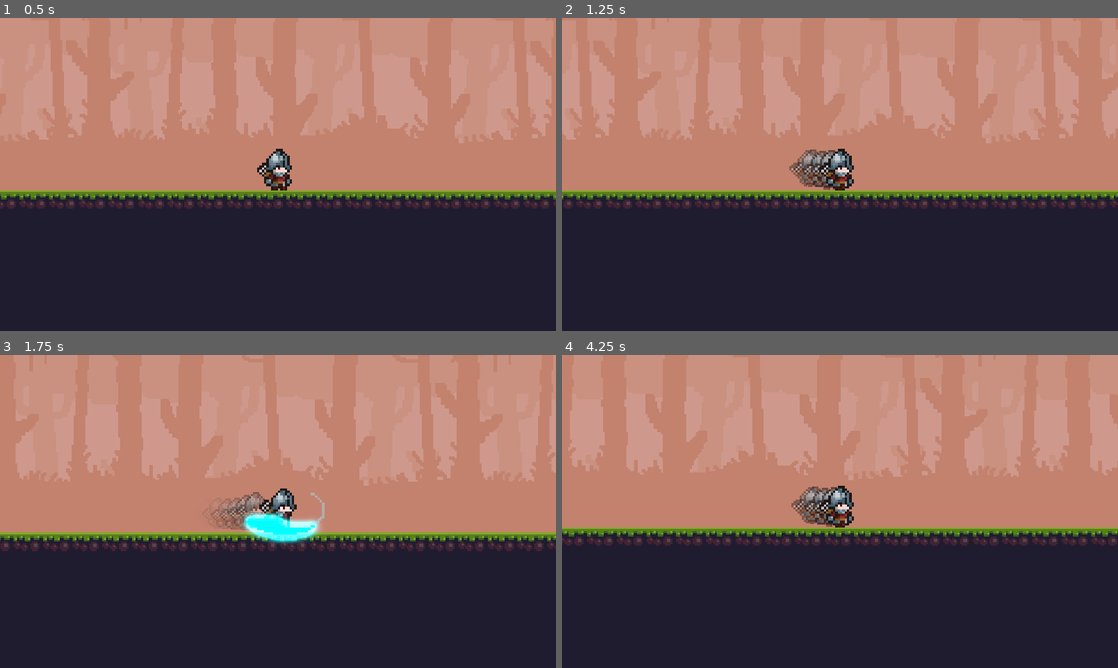
Above: before the commit, frames 1-4 (two rows, left to right).
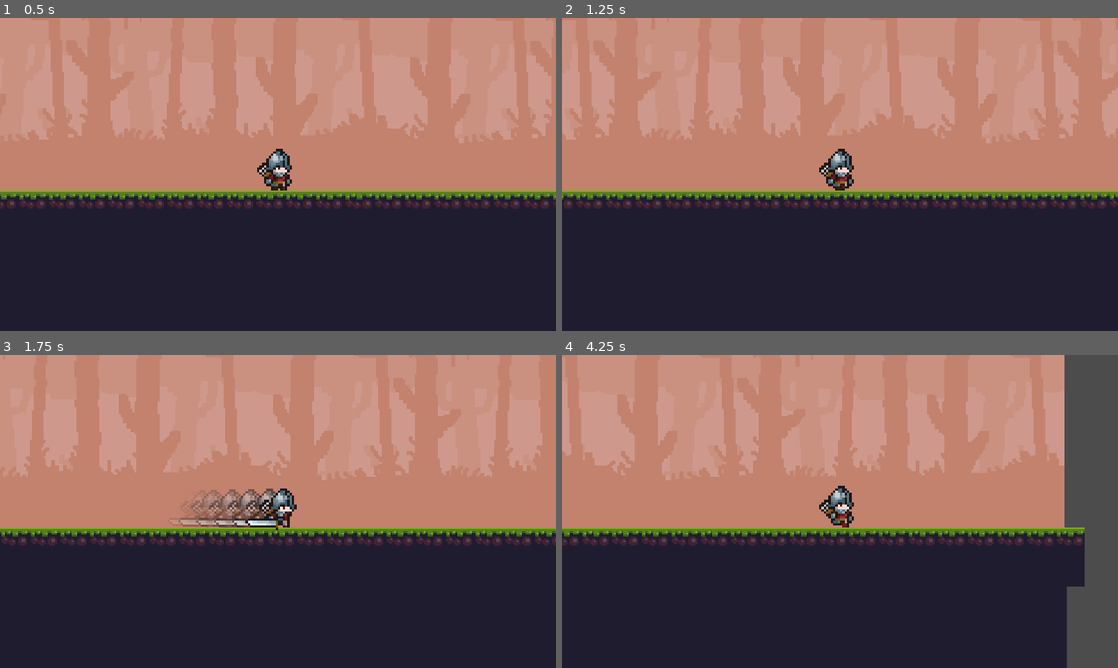
Above: after the commit, the same moments.

Repository: hyhy111/2dplatformer
Game: Godot game, scene res://Scenes/main.tscn
Two runs of this game, one before a commit and one after it. Both use one fixed random seed, a clock stepped at 60 frames per second and the inputs below. The project has no main scene, so this scene is started directly.
Inputs:
- Up to frame 1 (0.5 s): no input
- Up to frame 2 (1.25 s): hold Right (ui_right) from 0.53 s (still down); hold J (attack) from 0.53 s (still down); tap K (jump) at 0.77 s; tap L (sprint, bound only after the commit) at 0.8 s
- Up to frame 3 (1.75 s): keep holding Right (ui_right); release J (attack) at 1.28 s; tap L (sprint, bound only after the commit) at 1.35 s; tap K (jump) at 1.52 s; tap J (attack) at 1.55 s
- Up to frame 4 (4.25 s): release Right (ui_right) at 2.03 s; hold Left (ui_left) 2.03-2.78 s; hold J (attack) 2.03-2.78 s; tap L (sprint, bound only after the commit) at 2.3, 2.85, 3.8 s; hold Right (ui_right) from 2.78 s (still down); tap K (jump) at 3.02, 3.77 s; tap J (attack) at 3.05 s; hold J (attack) from 3.53 s (still down)

Frame 1 is identical in both runs. In frame 2, 0.6% of the frame differs, in the area x 40-50%, y 42-55%; in frame 3, 15%; in frame 4, 21%, in the area x 0-100%, y 0-100%.

Commit message:
添加冲刺状态和残影效果，支持变速和匀速冲刺模式
1. 新增 sprint_state.gd，实现冲刺逻辑
2. 更新状态机相关脚本（idle、walk、jump、fall等）
3. 添加残影组件和效果
4. 修改角色场景和项目配置
5. 删除旧的 afterimage.tscn 文件
6. 更新 README.md

Diff:
--- a/Scenes/afterimage.tscn
+++ /dev/null
@@ -1,7 +0,0 @@
-[gd_scene load_steps=2 format=3 uid="uid://vamicq1f6flc"]
-
-[ext_resource type="Script" uid="uid://br63mao1hheo5" path="res://Scripts/afterimage.gd" id="1_6uigq"]
-
-[node name="Afterimage" type="AnimatedSprite2D"]
-texture_filter = 1
-script = ExtResource("1_6uigq")
--- a/Scenes/character.tscn
+++ b/Scenes/character.tscn
@@ -13,6 +13,7 @@
 [ext_resource type="Script" uid="uid://p7qn8kpitic" path="res://Scripts/States/air_attack_state.gd" id="10_pu2lt"]
 [ext_resource type="Script" uid="uid://tl062iflna4q" path="res://Scripts/States/walk_state.gd" id="10_tx1dd"]
 [ext_resource type="Script" uid="uid://bsf30hpixb7ig" path="res://Scripts/Components/afterimage_component.gd" id="13_aftim"]
+[ext_resource type="Script" uid="uid://bebposx2psyq7" path="res://Scripts/States/sprint_state.gd" id="14_2daya"]
 
 [sub_resource type="CapsuleShape2D" id="CapsuleShape2D_bo1nx"]
 radius = 5.39999
@@ -191,6 +192,18 @@
 atlas = ExtResource("3_fkybt")
 region = Rect2(100, 300, 100, 100)
 
+[sub_resource type="AtlasTexture" id="AtlasTexture_le1tg"]
+atlas = ExtResource("3_fkybt")
+region = Rect2(500, 200, 100, 100)
+
+[sub_resource type="AtlasTexture" id="AtlasTexture_2daya"]
+atlas = ExtResource("3_fkybt")
+region = Rect2(300, 100, 100, 100)
+
+[sub_resource type="AtlasTexture" id="AtlasTexture_mvyft"]
+atlas = ExtResource("3_fkybt")
+region = Rect2(400, 100, 100, 100)
+
 [sub_resource type="AtlasTexture" id="AtlasTexture_d1ilt"]
 atlas = ExtResource("3_fkybt")
 region = Rect2(100, 100, 100, 100)
@@ -380,6 +393,20 @@
 }],
 "loop": false,
 "name": &"jump",
+"speed": 10.0
+}, {
+"frames": [{
+"duration": 1.0,
+"texture": SubResource("AtlasTexture_le1tg")
+}, {
+"duration": 1.0,
+"texture": SubResource("AtlasTexture_2daya")
+}, {
+"duration": 1.0,
+"texture": SubResource("AtlasTexture_mvyft")
+}],
+"loop": false,
+"name": &"sprint",
 "speed": 10.0
 }, {
 "frames": [{
@@ -457,11 +484,10 @@
 
 [node name="AfterimageComponent" type="Node2D" parent="."]
 z_index = -5
+texture_filter = 1
 script = ExtResource("13_aftim")
 sprite_path = NodePath("../AnimatedSprite2D")
-interval = 0.055
-duration = 0.6
-final_scale = 0.7
+final_scale = 0.9
 
 [node name="CollisionShape2D" type="CollisionShape2D" parent="."]
 shape = SubResource("CapsuleShape2D_bo1nx")
@@ -469,9 +495,9 @@
 [node name="AnimatedSprite2D" type="AnimatedSprite2D" parent="."]
 material = SubResource("ShaderMaterial_6bp64")
 sprite_frames = SubResource("SpriteFrames_b3802")
-animation = &"attack1"
+animation = &"sprint"
 autoplay = "idle"
-frame = 3
+frame = 2
 
 [node name="Camera2D" type="Camera2D" parent="."]
 zoom = Vector2(1.6, 1.6)
@@ -514,3 +540,10 @@
 [node name="FallState" type="Node" parent="StateMachine"]
 script = ExtResource("10_gymyn")
 landing_drift_speed = 30.0
+
+[node name="SprintState" type="Node" parent="StateMachine"]
+script = ExtResource("14_2daya")
+max_sprint_speed = 600.0
+duration_in = 0.1
+duration_hold = 0.4
+duration_out = 0.3
--- a/Scripts/Components/afterimage_component.gd
+++ b/Scripts/Components/afterimage_component.gd
@@ -2,9 +2,6 @@
 # 拖影效果组件 - 可复用的自包含组件
 class_name AfterimageComponent
 extends Node2D
-
-# 预加载拖影模板场景
-const AfterimageScene = preload("res://Scenes/afterimage.tscn")
 
 #region --- 导出参数 ---
 @export_group("Afterimage Effect")
@@ -33,6 +30,9 @@
 
 ## 拖影容器的 Z Index，用于控制渲染顺序。默认为 -1，确保在角色后面。
 @export var z_index_value: int = -1
+
+# 添加纹理过滤选项，默认为 Nearest (适合像素游戏)
+@export var texture_filter_mode: CanvasItem.TextureFilter = TEXTURE_FILTER_NEAREST
 #endregion
 
 # --- 内部节点引用 ---
@@ -74,6 +74,7 @@
 	# 将容器设为顶层，这样拖影不会跟随角色移动
 	_container.top_level = true
 	_container.z_index = z_index_value
+	_container.texture_filter = texture_filter_mode
 	add_child(_container)
 
 
@@ -99,12 +100,19 @@
 		return
 
 	for i in pool_size:
-		var afterimage = AfterimageScene.instantiate() as Afterimage
+		var afterimage = Afterimage.new()
+
+		afterimage.texture_filter = texture_filter_mode
+
+		afterimage.name = "Afterimage_%d" % i # 为了调试方便给个名字
 		afterimage.visible = false
+
 		# 连接回收信号
 		afterimage.repool_me.connect(_on_afterimage_repooled)
+
 		# 预先添加到容器中
 		_container.add_child(afterimage)
+
 		# 添加到池中备用
 		_pool.append(afterimage)
 
--- a/Scripts/States/fall_state.gd
+++ b/Scripts/States/fall_state.gd
@@ -45,6 +45,10 @@
 
 	# --- 正常的空中逻辑 (未落地时) ---
 
+	if Input.is_action_just_pressed("sprint"):
+		transition_requested.emit("sprintstate")
+		return
+
 	# 2. 空中控制
 	var direction = character.get_move_input()
 	if direction != 0:
--- a/Scripts/States/idle_state.gd
+++ b/Scripts/States/idle_state.gd
@@ -15,6 +15,10 @@
 		transition_requested.emit("fallstate")
 		return
 
+	if Input.is_action_just_pressed("sprint"):
+		transition_requested.emit("sprintstate")
+		return
+
 	if character.is_jump_input():
 		transition_requested.emit("jumpstate")
 	elif character.get_move_input() != 0:
--- a/Scripts/States/jump_state.gd
+++ b/Scripts/States/jump_state.gd
@@ -15,6 +15,10 @@
 	else:
 		character.velocity.x = move_toward(character.velocity.x, 0, character.speed)
 
+	if Input.is_action_just_pressed("sprint"):
+		transition_requested.emit("sprintstate")
+		return
+
 	# 当速度变为正值（下落）时转换到下落状态
 	if character.velocity.y > 0:
 		transition_requested.emit("fallstate")
--- /dev/null
+++ b/Scripts/States/sprint_state.gd
@@ -0,0 +1,115 @@
+extends State
+class_name SprintState
+
+@export var max_sprint_speed: float = 500.0
+@export var duration_in: float = 0.2
+@export var duration_hold: float = 0.3
+@export var duration_out: float = 0.2
+
+# 开关：是否使用匀速冲刺
+@export var use_constant_speed: bool = false
+
+var current_speed: float = 0.0
+var direction: float = 0.0
+var tween: Tween
+var default_gravity: float
+
+func enter() -> void:
+	super.enter()
+	character.start_afterimage_effect()
+
+	# 记录并禁用重力
+	default_gravity = character.gravity
+	character.gravity = 0
+	character.velocity.y = 0 # 消除垂直速度
+
+	# 确定冲刺方向 (优先输入，其次当前速度，最后朝向)
+	var input = character.get_move_input()
+	if input != 0:
+		direction = sign(input)
+	elif character.velocity.x != 0:
+		direction = sign(character.velocity.x)
+	else:
+		direction = -1.0 if anim_sprite.flip_h else 1.0
+
+	# 强制朝向
+	anim_sprite.flip_h = (direction < 0)
+
+	# 动画设置
+	anim_sprite.play("sprint")
+	anim_sprite.pause() # 暂停动画，由 Tween 控制帧
+	anim_sprite.frame = 0
+
+	# 根据开关选择模式
+	if use_constant_speed:
+		start_constant_sprint()
+	else:
+		start_variable_sprint()
+
+func physics_update(_delta: float) -> void:
+	# 应用速度
+	character.velocity.x = current_speed * direction
+
+func exit() -> void:
+	character.stop_afterimage_effect()
+	# 恢复重力
+	character.gravity = default_gravity
+
+	if tween:
+		tween.kill()
+	# 恢复动画播放，以免影响后续状态
+	anim_sprite.play()
+
+func _on_tween_finished() -> void:
+	if character.is_on_floor():
+		transition_requested.emit("idlestate")
+	else:
+		transition_requested.emit("fallstate")
+
+# --- 模式 1: 变速冲刺 (Ease In - Hold - Ease Out) ---
+func start_variable_sprint() -> void:
+	current_speed = 0.0
+	tween = create_tween()
+
+	# Phase 1: Ease In (0 -> max)
+	tween.tween_property(self, "current_speed", max_sprint_speed, duration_in) \
+		.set_ease(Tween.EASE_IN).set_trans(Tween.TRANS_QUAD)
+
+	# Phase 2: Hold (保持 max)
+	tween.tween_interval(duration_hold)
+
+	# Phase 3: Ease Out (max -> 0) & 视觉同步 (Frame 1 -> 2)
+	if character.is_on_floor():
+		# 地面冲刺：执行减速和播放最后两帧
+		tween.tween_callback(func(): anim_sprite.frame = 1)
+
+		# 并行执行减速和帧变化
+		tween.parallel().tween_property(self, "current_speed", 0.0, duration_out) \
+			.set_ease(Tween.EASE_OUT).set_trans(Tween.TRANS_QUAD)
+
+		tween.parallel().tween_property(anim_sprite, "frame", 2, duration_out)
+
+	# 空中冲刺：不需要 Ease Out，直接结束 (保持 Hold 结束时的速度)
+
+	tween.finished.connect(_on_tween_finished)
+
+# --- 模式 2: 匀速冲刺 (Constant Speed) ---
+func start_constant_sprint() -> void:
+	# 速度全程保持最大
+	current_speed = max_sprint_speed
+
+	tween = create_tween()
+
+	# Phase 1 & 2: 等待前两个阶段的时间
+	tween.tween_interval(duration_in + duration_hold)
+
+	# Phase 3: 仅处理视觉同步 (Frame 1 -> 2)，速度保持不变
+	if character.is_on_floor():
+		# 地面冲刺：播放最后两帧
+		tween.tween_callback(func(): anim_sprite.frame = 1)
+		# 播放最后两帧的动画
+		tween.tween_property(anim_sprite, "frame", 2, duration_out)
+
+	# 空中冲刺：不需要 Ease Out 阶段，直接结束
+
+	tween.finished.connect(_on_tween_finished)
--- a/Scripts/States/walk_state.gd
+++ b/Scripts/States/walk_state.gd
@@ -4,12 +4,16 @@
 # 进入行走状态
 func enter():
 	character.play_animation("walk")
-	character.start_afterimage_effect()
+	# character.start_afterimage_effect()
 
 # 物理更新：处理移动和状态转换
 func physics_update(_delta: float):
 	if not character.is_on_floor():
 		transition_requested.emit("fallstate")
+		return
+
+	if Input.is_action_just_pressed("sprint"):
+		transition_requested.emit("sprintstate")
 		return
 
 	if character.is_jump_input():
@@ -32,6 +36,6 @@
 		transition_requested.emit("attackstate")
 
 # 退出行走状态
-func exit():
-	# 退出行走状态时停止残影效果
-	character.stop_afterimage_effect()
+# func exit():
+# 	# 退出行走状态时停止残影效果
+# 	character.stop_afterimage_effect()
--- a/Scripts/afterimage.gd
+++ b/Scripts/afterimage.gd
@@ -2,39 +2,40 @@
 class_name Afterimage
 extends AnimatedSprite2D
 
-# 当拖影完成生命周期时，发出此信号，通知Player脚本回收自己
-signal repool_me(afterimage_instance)
+# 这里的逻辑不需要任何改动，因为它是纯逻辑
+signal repool_me(instance: Afterimage)
 
-# 接收所有必要的参数来初始化自己
 func initialize(
-    p_sprite_frames: SpriteFrames,
-    p_animation: StringName,
-    p_frame: int,
-    p_transform: Transform2D,
-    p_flip_h: bool,
-    p_color: Color,
-    p_duration: float,
-    p_final_scale: float
-    ):
-    # 1. 立即应用所有视觉状态
-    self.sprite_frames = p_sprite_frames
-    self.animation = p_animation
-    self.frame = p_frame
-    self.global_transform = p_transform
-    self.flip_h = p_flip_h
-    self.modulate = p_color
+	p_sprite_frames: SpriteFrames,
+	p_animation: StringName,
+	p_frame: int,
+	p_transform: Transform2D,
+	p_flip_h: bool,
+	p_color: Color,
+	p_duration: float,
+	p_final_scale: float
+) -> void:
+	# 1. 应用视觉状态
+	self.sprite_frames = p_sprite_frames
+	self.animation = p_animation
+	self.frame = p_frame
+	self.global_transform = p_transform
+	self.flip_h = p_flip_h
+	self.modulate = p_color
 
-    # 2. 激活并显示自己
-    visible = true
+	# 2. 激活显示
+	visible = true
 
-    # 3. 创建并启动淡出和缩小动画
-    var tween = create_tween().set_parallel()
-    tween.tween_property(self, "modulate:a", 0.0, p_duration)
-    tween.tween_property(self, "scale", self.scale * p_final_scale, p_duration)
+	# 3. 创建 Tween 动画
+	# 注意：对于对象池对象，每次都要新建 Tween，因为之前的可能已经被 kill 或 finish
+	var tween = create_tween().set_parallel()
+	tween.tween_property(self, "modulate:a", 0.0, p_duration)
+	tween.tween_property(self, "scale", self.scale * p_final_scale, p_duration)
 
-    # 4. 动画完成后，隐藏自己并发出回收信号
-    tween.finished.connect(_on_fade_out_finished)
+	# 4. 完成后回收
+	tween.finished.connect(_on_fade_out_finished)
 
 func _on_fade_out_finished():
-    visible = false
-    repool_me.emit(self)
+	visible = false
+	# 通知组件回收我
+	repool_me.emit(self)
--- a/project.godot
+++ b/project.godot
@@ -85,8 +85,12 @@
 "events": [Object(InputEventKey,"resource_local_to_scene":false,"resource_name":"","device":-1,"window_id":0,"alt_press …(192 unchanged characters)…
 ]
 }
+sprint={
+"deadzone": 0.2,
+"events": [Object(InputEventKey,"resource_local_to_scene":false,"resource_name":"","device":-1,"window_id":0,"alt_pressed":false,"shift_pressed":false,"ctrl_pressed":false,"meta_pressed":false,"pressed":false,"keycode":0,"physical_keycode":76,"key_label":0,"unicode":108,"location":0,"echo":false,"script":null)
+]
+}
 
 [rendering]
 
 viewport/hdr_2d=true
-viewport/transparent_background=true
Not shown: 1 places in Scenes/character.tscn that only renumber resources
Not shown, added: Scripts/States/sprint_state.gd.uid
Not shown, changed: README.md
